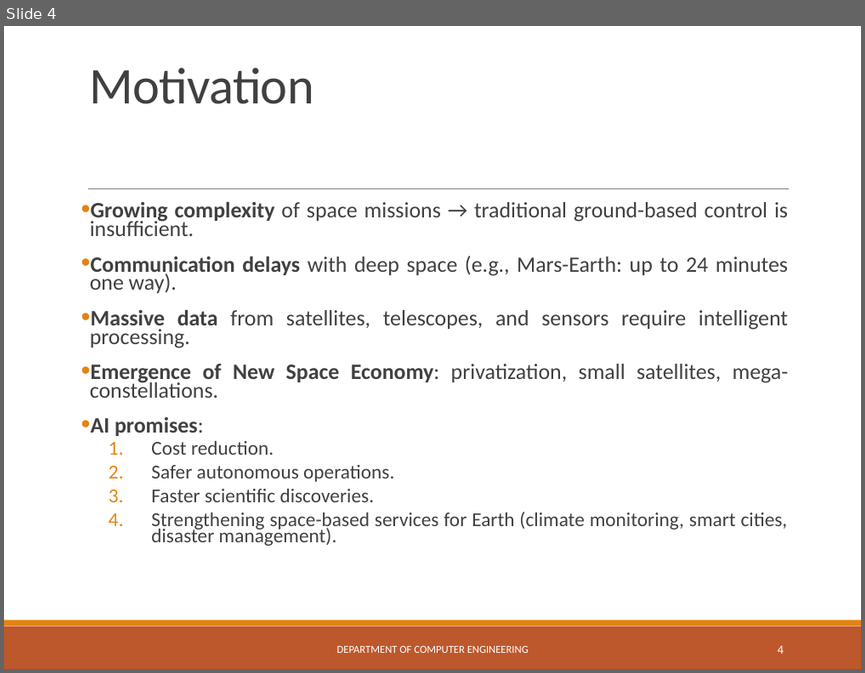
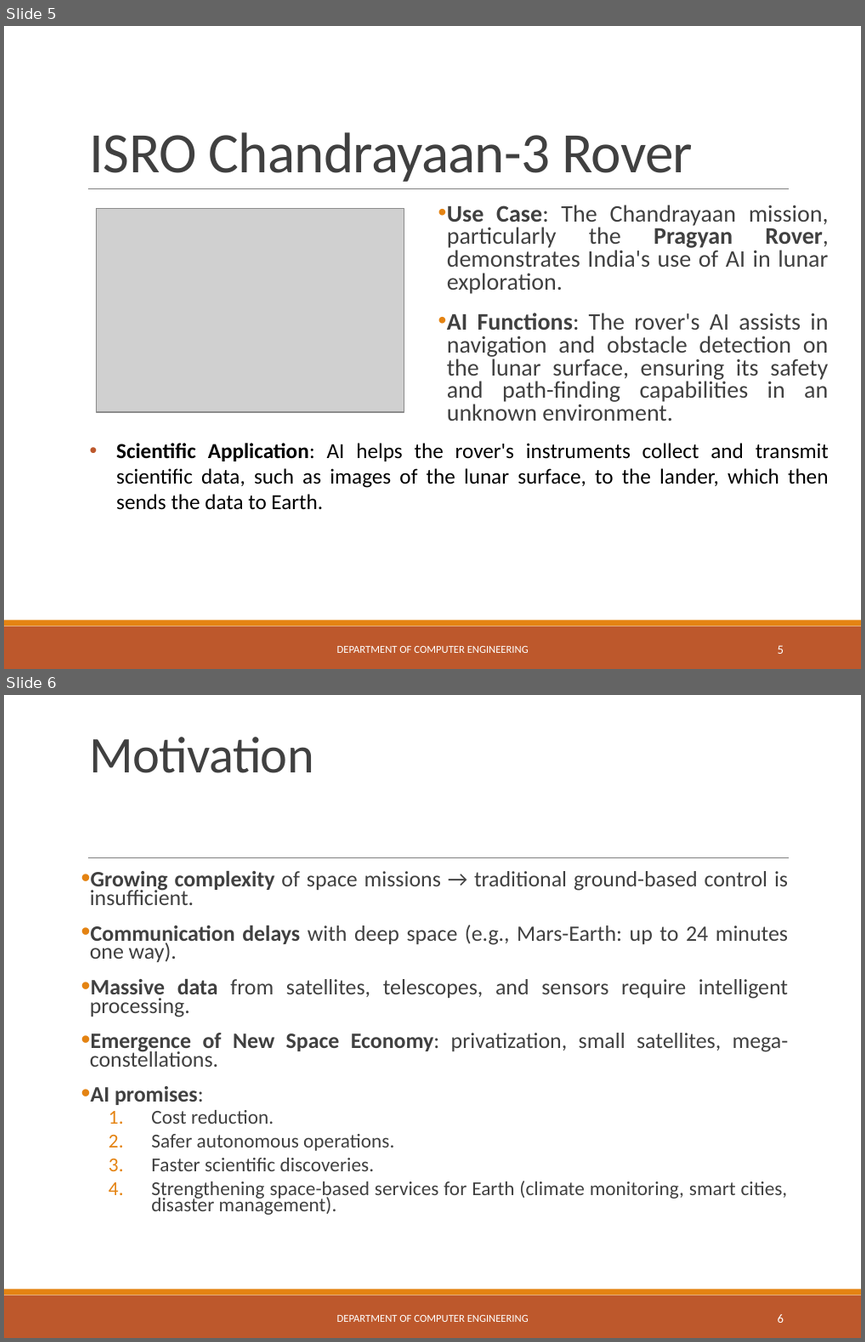
Before and after one commit to ShantanuGV/Websites, a slide deck: 132_AI_in_space.pptx. Shown one above the other, each under a label of ours: slide 4 before the commit, slides 5 and 6 after it. The pictures are 865x673 and 865x1342 pixels, drawn with LibreOffice and Linux fonts; fonts in the diff are those of the drawing; grey boxes stand for pictures. Boxes give left, top, right and bottom in pixels: in the first picture for what was removed or moved away, otherwise in the second. Text is boxed around its words. In the diff, an @@ line names an element or a change of style, - is before the commit and + after.

```diff
--- a/132_AI_in_space.pptx
+++ b/132_AI_in_space.pptx
@@ slide 5 added at <box>4,26,861,669</box>, background #FFFFFF; not listed: 3 template elements that a slide beside it also shows @@
@@ title added at <box>90,132,692,182</box>, 48 pt, text #404040 @@
+ISRO Chandrayaan-3 Rover
@@ picture added at <box>97,209,404,413</box> @@
@@ text added at <box>447,204,828,420</box>, 20 pt, text #404040 @@
+• Use Case: The Chandrayaan mission, particularly the Pragyan Rover, demonstrates India's use of AI in lunar exploration.
+• AI Functions: The rover's AI assists in navigation and obstacle detection on the lunar surface, ensuring its safety and path-finding capabilities in an unknown environment.
@@ text added at <box>116,442,828,510</box>, 18 pt, text #000000 @@
+• Scientific Application: AI helps the rover's instruments collect and transmit scientific data, such as images of the lunar surface, to the lander, which then sends the data to Earth.
@@ text added at <box>337,646,528,652</box>, 9 pt, text #FFFFFF @@
+DEPARTMENT OF COMPUTER ENGINEERING
@@ page number added at <box>778,645,783,653</box>, 10.5 pt, text #FFFFFF @@
+5
@@ what was slide 4 is now slide 6 @@
@@ page number at <box>778,1314,783,1322</box>: text changed @@
-4
+6
```
Also in this commit, not shown: 1 other slide added.
